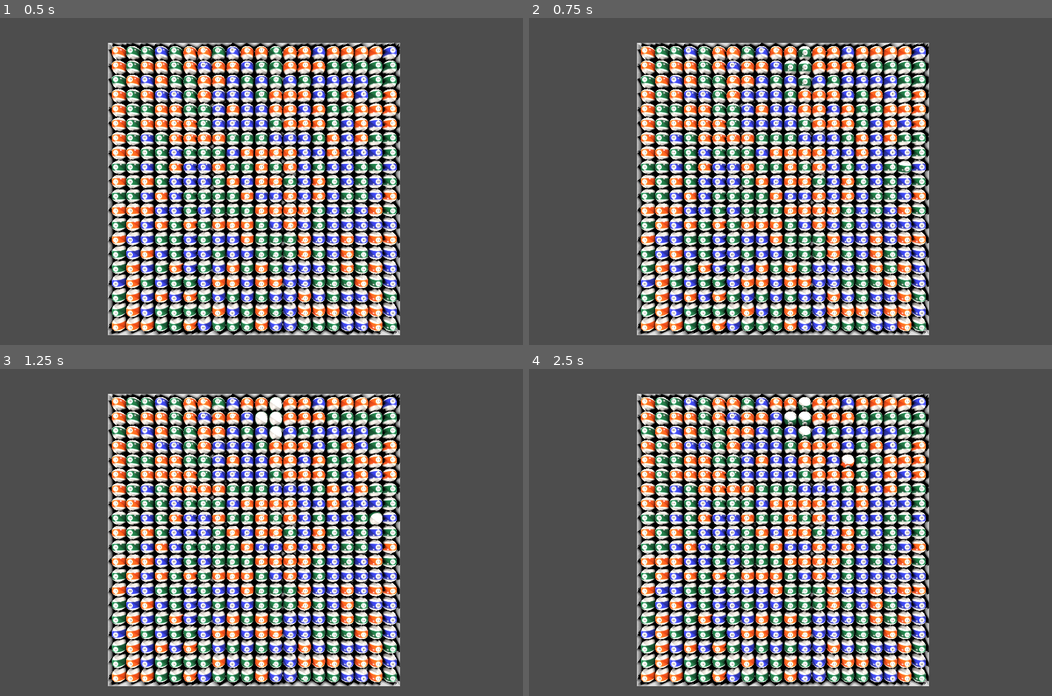
Above: before the commit, frames 1-4 (two rows, left to right).
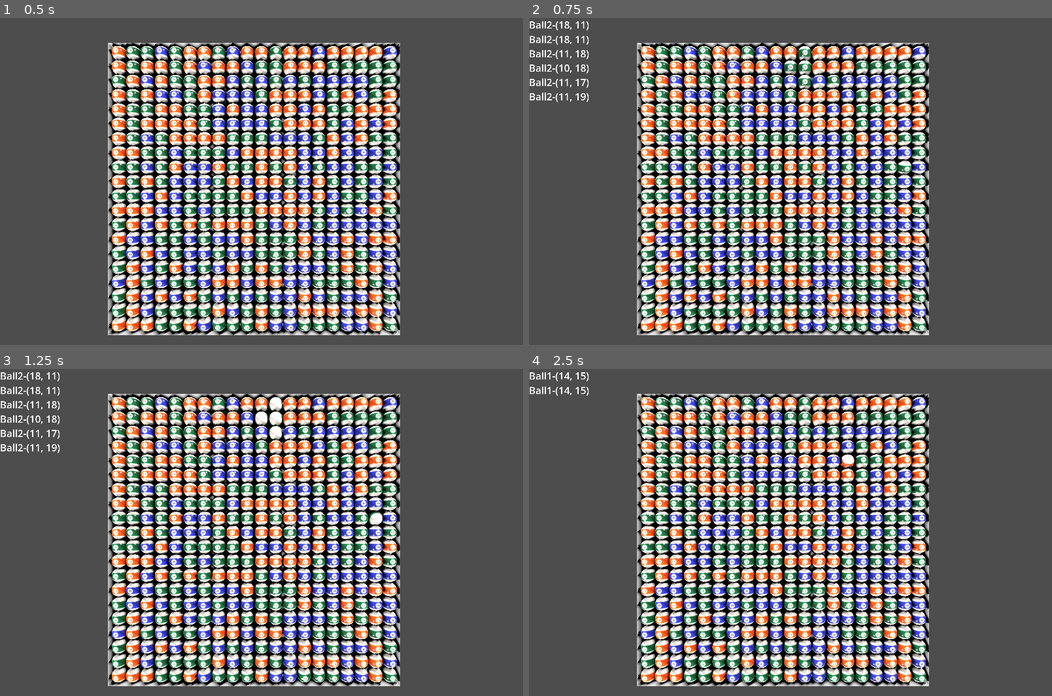
Above: after the commit, the same moments.

Repository: kasworld/gd4samegame3d
Game: Godot game, scene res://main.tscn
Two runs of this game, one before a commit and one after it. Both use one fixed random seed, a clock stepped at 60 frames per second and the inputs below.
Inputs (mouse positions are in pixels of both pictures, inside the frame that each line leads up to):
- Up to frame 1 (0.5 s): no input
- Up to frame 2 (0.75 s): tap Enter at 0.5, 0.6 s; move the mouse to (905, 165) at 0.52 s; click (905, 165) at 0.67 s
- Up to frame 3 (1.25 s): no input
- Up to frame 4 (2.5 s): move the mouse to (685, 548) at 1.27 s; tap Enter at 1.35, 2.1 s; click (685, 548) at 1.42 s; move the mouse to (842, 460) at 2.02 s; click (842, 460) at 2.17 s

Frame 1 is identical in both runs. In frame 2, 0.6% of the frame differs, in the area x 0-12%, y 1-26%; in frame 3, 0.6%; in frame 4, 0.5%.

Commit message:
WIP select same

Diff:
--- a/main.gd
+++ b/main.gd
@@ -35,20 +35,29 @@
 			ball_grid[-1].append(b)
 	#print(ball_grid)
 
+var dir_list = [Vector2i(0,-1), Vector2i(-1,0), Vector2i(0, 1), Vector2i(1,0) ]
 var selected_ball_list :Array[Ball]
 func ball_mouse_entered(b :Ball) -> void:
+	$"왼쪽패널/현재위치".text = "%s" % b
+	if not selected_ball_list.is_empty():
+		for n in selected_ball_list:
+			n.stop_animation()
+		print(selected_ball_list)
+		selected_ball_list = []
+
 	var visited_pos :Dictionary # vector2i
 	var to_visit_pos :Array # vector2i
-	var start_pos = b.pos2d
-	to_visit_pos.append(start_pos)
-	while to_visit_pos.size() > 0:
+
+	to_visit_pos.append(b.pos2d)
+	selected_ball_list.append(b)
+	while not to_visit_pos.is_empty():
 		var current_pos = to_visit_pos.pop_front()
 		visited_pos[current_pos] = true
 		var current_ball = ball_grid[current_pos.x][current_pos.y]
 		if current_ball.type_num == b.type_num:
 			selected_ball_list.append(current_ball)
-			for dir in EnumDir.DirList:
-				var to_pos = current_pos + EnumDir.Dir2Vt[dir]
+			for dir in dir_list:
+				var to_pos = current_pos + dir
 				if to_pos.x < 0 or to_pos.x >= Config.WorldSize.x or to_pos.y < 0 or to_pos.y >= Config.WorldSize.y:
 					continue
 				if visited_pos.has(to_pos) :
@@ -57,10 +66,18 @@
 
 	for n in selected_ball_list:
 		n.start_animation()
+	$"왼쪽패널/선택목록".text = array_to_multiline_text(selected_ball_list)
 
 func ball_mouse_exited(b :Ball) -> void:
-	for n in selected_ball_list:
-		n.stop_animation()
+	pass
+	#for n in selected_ball_list:
+		#n.stop_animation()
+
+func array_to_multiline_text(a :Array) -> String:
+	var rtn = ""
+	for n in a:
+		rtn += "%s\n" %[n]
+	return rtn
 
 var camera_move = false
 func _process(_delta: float) -> void:
--- a/main.tscn
+++ b/main.tscn
@@ -37,6 +37,12 @@
 offset_bottom = 40.0
 theme = SubResource("Theme_h2yge")
 
+[node name="현재위치" type="Label" parent="왼쪽패널"]
+layout_mode = 2
+
+[node name="선택목록" type="Label" parent="왼쪽패널"]
+layout_mode = 2
+
 [node name="WallBox" type="MeshInstance3D" parent="."]
 mesh = SubResource("BoxMesh_ig7tw")
 
